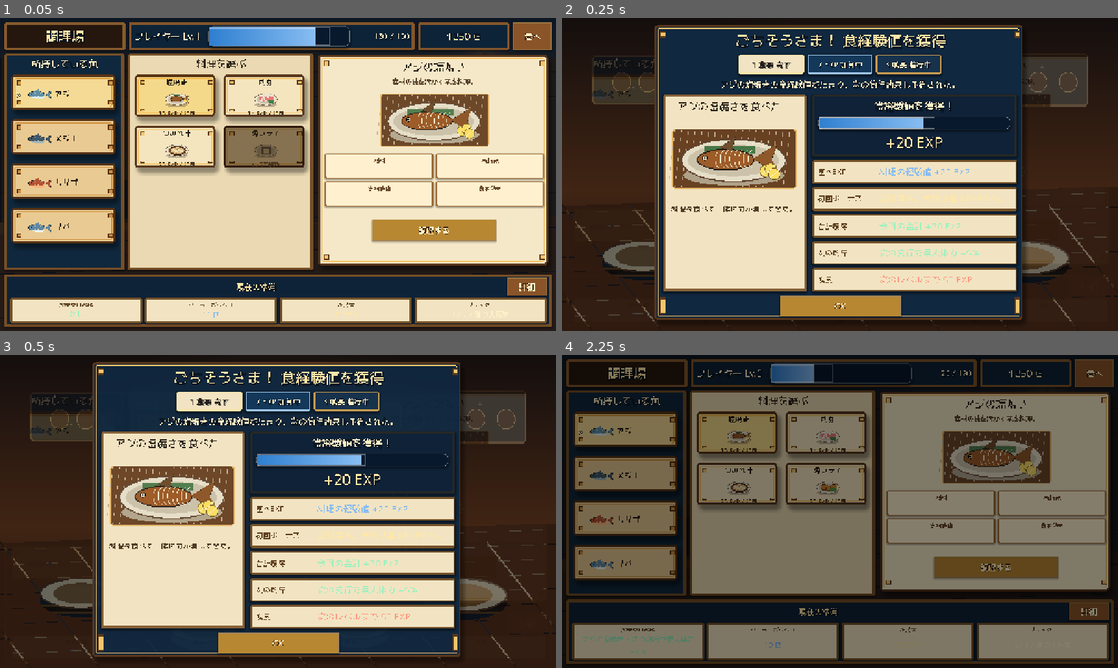
Above: before the commit, frames 1-4 (two rows, left to right).
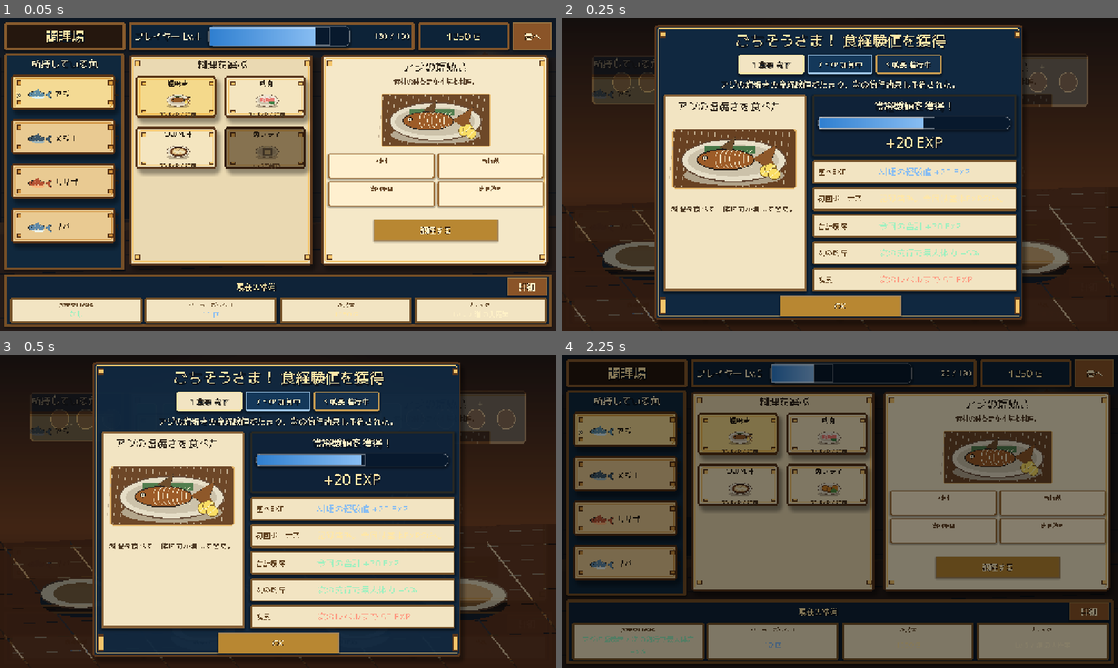
Above: after the commit, the same moments.

Repository: RYUKOU-OKUMURA/tsuri_quest_umi_mvp
Game: Godot game, scene res://tools/cooking_content_audit.tscn
Same seed, same stepped clock (60 frames per second), same inputs: the game is played once before the commit and once after it. This scene is started directly instead of the project's main scene.
Inputs:
- Up to frame 1 (0.05 s): no input
- Up to frame 2 (0.25 s): no input
- Up to frame 3 (0.5 s): no input
- Up to frame 4 (2.25 s): click "OK" at 0.5 s; click "港へ" at 1.25 s; click "OK" at 2 s

The runs differ from the first frame. In frame 1, 8.0% of the frame differs, in the area x 23-98%, y 11-81%; in frame 2, less than 0.1%; in frame 3, less than 0.1%; in frame 4, 7.1%.

Commit message:
Apply recipe grid frame to cooking select

Diff:
--- a/src/ui/cooking_screen.gd
+++ b/src/ui/cooking_screen.gd
@@ -9,6 +9,7 @@
 const FISH_ICON_SHEET := "res://assets/showcase/cooking/fish_icon_sheet.png"
 const DISH_ICON_SHEET := "res://assets/showcase/cooking/dish_icon_sheet.png"
 const DISH_FEATURE_AJI := "res://assets/showcase/cooking/dish_feature_aji_shioyaki.png"
+const RECIPE_GRID_FRAME := "res://assets/showcase/cooking/recipe_grid_frame.png"
 const RECIPE_CARD_FRAME := "res://assets/showcase/cooking/recipe_card_frame.png"
 const DISH_DETAIL_FRAME := "res://assets/showcase/cooking/dish_detail_frame.png"
 const FISH_ROW_FRAME := "res://assets/showcase/cooking/status_card_frame.png"
@@ -176,7 +177,13 @@
 	_fish_box.add_theme_constant_override("separation", 6)
 	fish_layout.add_child(_fish_box)
 
-	var recipe_panel := _panel_box(Color("#ead9b2"), Color("#5e391a"), Color("#e6b561"), 6)
+	var recipe_panel := _texture_panel_box(
+		RECIPE_GRID_FRAME,
+		32,
+		_style_box(Color("#ead9b2"), Color("#5e391a"), Color("#e6b561"), 6, 5),
+		16.0,
+		10.0
+	)
 	recipe_panel.custom_minimum_size = Vector2(420, 0)
 	recipe_panel.size_flags_vertical = Control.SIZE_EXPAND_FILL
 	body.add_child(recipe_panel)
--- a/tools/cooking_content_audit.gd
+++ b/tools/cooking_content_audit.gd
@@ -45,6 +45,7 @@
 		"res://assets/showcase/cooking/fish_icon_sheet.png",
 		"res://assets/showcase/cooking/dish_icon_sheet.png",
 		"res://assets/showcase/cooking/dish_feature_aji_shioyaki.png",
+		"res://assets/showcase/cooking/recipe_grid_frame.png",
 		"res://assets/showcase/cooking/recipe_card_frame.png",
 		"res://assets/showcase/cooking/dish_detail_frame.png",
 		"res://assets/showcase/cooking/meal_result_frame.png",
Binary file added: assets/showcase/cooking/recipe_grid_frame.png
Not shown, added: assets/showcase/cooking/recipe_grid_frame.png.import
Not shown, changed: docs/12_cooking_showcase_qa.md
Not shown, changed: tools/generate_cooking_showcase_assets.py
